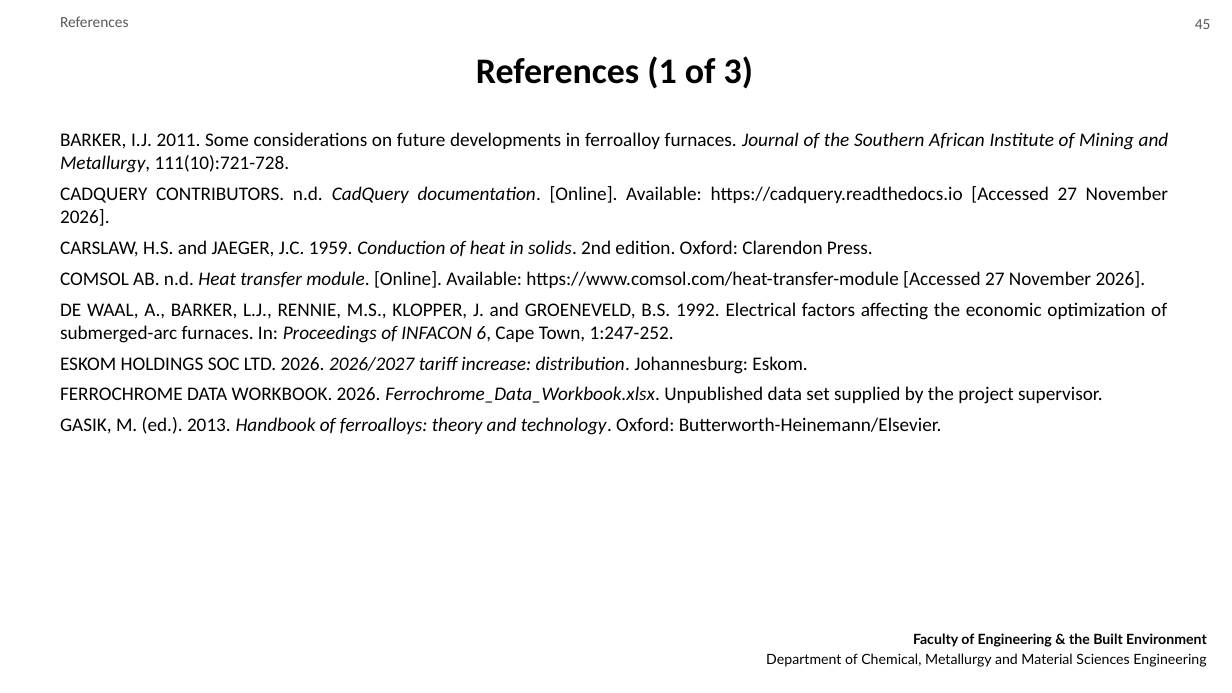
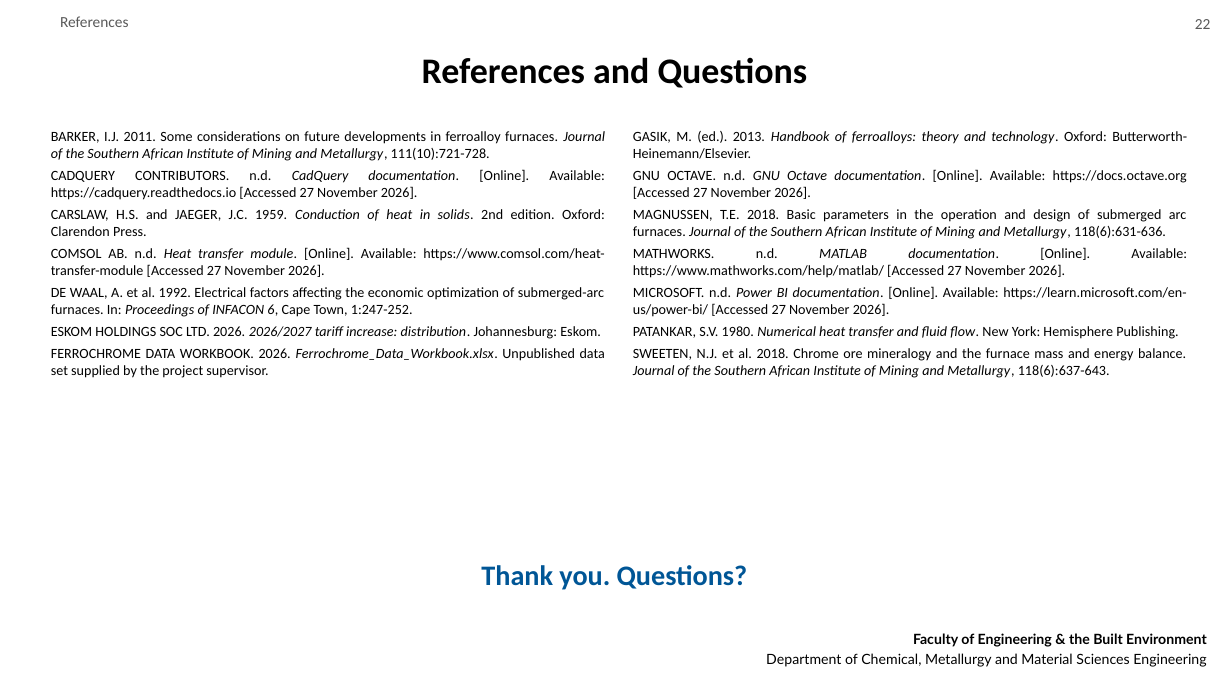
Before and after one commit to motsemmetebogo6-blip/START-UP, a slide deck: slide 22 of deliverables/MPG118S_Final_Presentation.pptx (slide 45 before the commit). Drawn at 1232x693 pixels with LibreOffice and Linux fonts; fonts in the diff are those of the drawing; background and template pictures are left out. Boxes give left, top, right and bottom in pixels: in the first picture for what was removed or moved away, otherwise in the second. Text is boxed around its words. In the diff, an @@ line names an element or a change of style, - is before the commit and + after.

```diff
--- a/deliverables/MPG118S_Final_Presentation.pptx
+++ b/deliverables/MPG118S_Final_Presentation.pptx
@@ text at [1195, 19, 1211, 29]: text changed @@
-45
+22
@@ title at [422, 57, 808, 88]: text changed @@
-References (1 of 3)
+References and Questions
@@ text "BARKER, I.J. 2011. Some considerations ...": place and size @@
-text "BARKER, I.J. 2011. Some considerations ..." at [60, 132, 1169, 435]
+text "BARKER, I.J. 2011. Some considerations ..." at [51, 131, 605, 378]
@@ text at [51, 131, 605, 378]: size 15 to 11 pt in "BARKER, I.J. 2011. Some considerations on future ...", "CADQUERY CONTRIBUTORS. n.d. CadQuery documentation. [Online] ...", "CARSLAW, H.S. and JAEGER, J.C. 1959. Conduction ...", "COMSOL AB. n.d. Heat transfer module. [Online]. ..." and 2 more places; less space between paragraphs @@
@@ text added at [633, 131, 1187, 378], 11 pt, text #000000 @@
+GASIK, M. (ed.). 2013. Handbook of ferroalloys: theory and technology. Oxford: Butterworth-Heinemann/Elsevier.
+GNU OCTAVE. n.d. GNU Octave documentation. [Online]. Available: https://docs.octave.org [Accessed 27 November 2026].
+MAGNUSSEN, T.E. 2018. Basic parameters in the operation and design of submerged arc furnaces. Journal of the Southern African Institute of Mining and Metallurgy, 118(6):631-636.
+MATHWORKS. n.d. MATLAB documentation. [Online]. Available: https://www.mathworks.com/help/matlab/ [Accessed 27 November 2026].
+MICROSOFT. n.d. Power BI documentation. [Online]. Available: https://learn.microsoft.com/en-us/power-bi/ [Accessed 27 November 2026].
+PATANKAR, S.V. 1980. Numerical heat transfer and fluid flow. New York: Hemisphere Publishing.
+SWEETEN, N.J. et al. 2018. Chrome ore mineralogy and the furnace mass and energy balance. Journal of the Southern African Institute of Mining and Metallurgy, 118(6):637-643.
@@ text at [51, 287, 604, 317]: text changed; size 15 to 11 pt @@
-DE WAAL, A., BARKER, L.J., RENNIE, M.S., KLOPPER, J. and GROENEVELD, B.S. 1992. Electrical factors affecting the economic optimization of submerged-arc furnaces. In: Proceedings of INFACON 6, Cape Town, 1:247-252.
+DE WAAL, A. et al. 1992. Electrical factors affecting the economic optimization of submerged-arc furnaces. In: Proceedings of INFACON 6, Cape Town, 1:247-252.
@@ text at [60, 417, 942, 435]: paragraph removed @@
-GASIK, M. (ed.). 2013. Handbook of ferroalloys: theory and technology. Oxford: Butterworth-Heinemann/Elsevier.
@@ text added at [481, 565, 748, 590], 22 pt, text #005696, bold @@
+Thank you. Questions?
```
Also in this commit, not shown: 16 other slides changed, 4 slides added, 30 slides removed, 3 other files.
